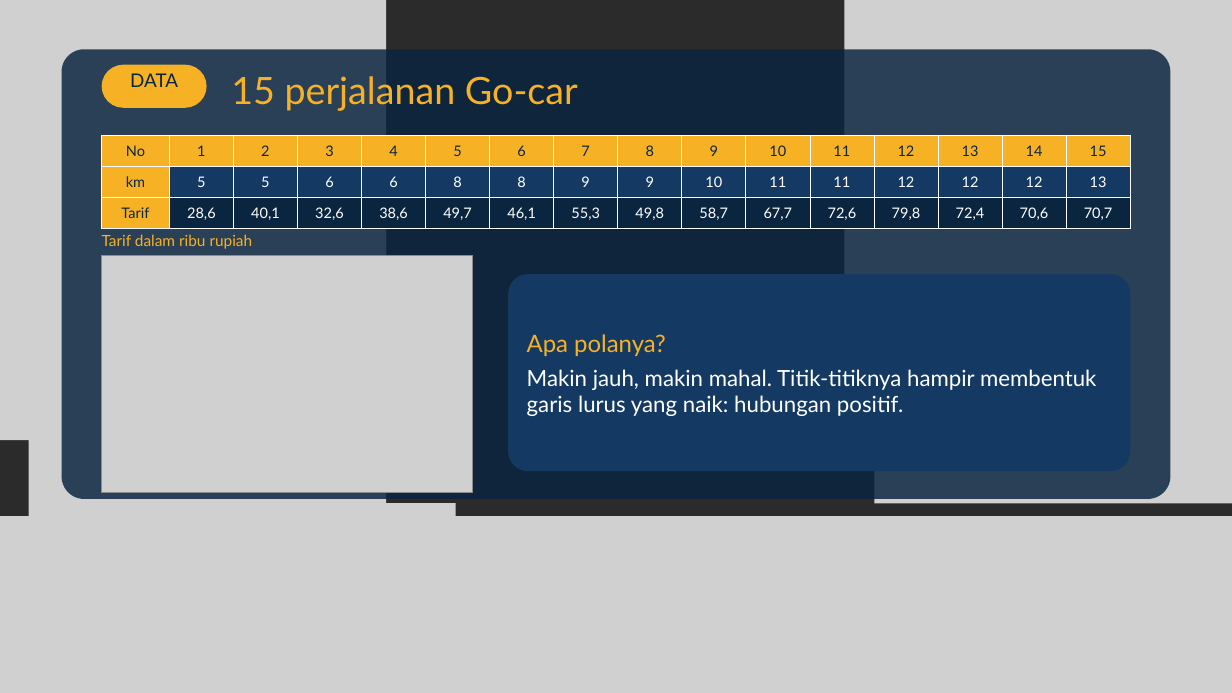
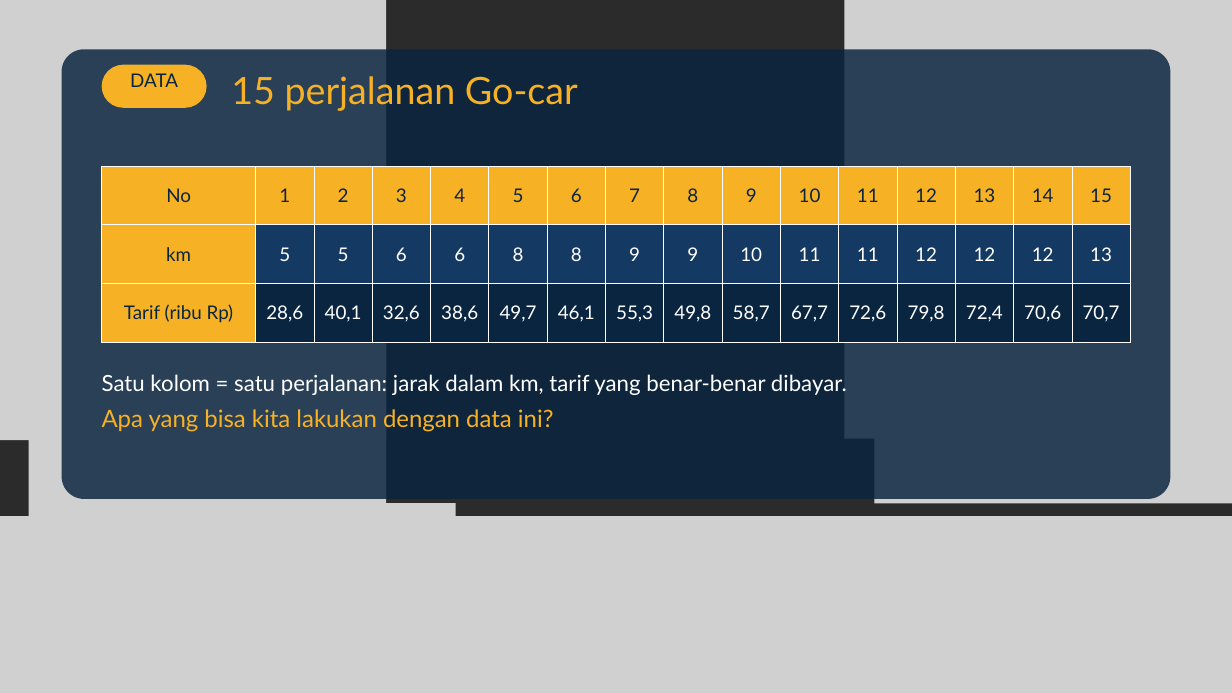
Before and after one commit to dafx7/COMPUTING-AI-ML-OPTIMIZATION, a slide deck: slide 4 of week1/slides/Pertemuan-1-Least-Squares.pptx (slide 5 before the commit). Drawn at 1232x693 pixels with LibreOffice and Linux fonts; fonts in the diff are those of the drawing; grey boxes stand for pictures; background and template pictures are left out; a plain dark background stands for a picture behind light text. Boxes give left, top, right and bottom in pixels: in the first picture for what was removed or moved away, otherwise in the second. Text is boxed around its words. In the diff, an @@ line names an element or a change of style, - is before the commit and + after.

```diff
--- a/week1/slides/Pertemuan-1-Least-Squares.pptx
+++ b/week1/slides/Pertemuan-1-Least-Squares.pptx
@@ table at bbox=[102, 166, 1133, 342] @@
-row 3, column 1: Tarif
+row 3, column 1: Tarif (ribu Rp)
@@ size 17 to 22 pt in "No", "1", "2", "3" and 43 more places @@
@@ table: place and size @@
-table at bbox=[102, 136, 1130, 228]
+table at bbox=[102, 166, 1133, 342]
@@ picture removed at bbox=[102, 256, 472, 493] @@
@@ rounded rectangle removed at bbox=[508, 274, 1130, 471] @@
@@ text removed at bbox=[527, 334, 1096, 416] @@
-Apa polanya?
-Makin jauh, makin mahal. Titik-titiknya hampir membentuk garis lurus yang naik: hubungan positif.
@@ text at bbox=[102, 374, 847, 432]: text changed; size 18 to 26 pt; text colour #F7B125 to #FFFFFF @@
-Tarif dalam ribu rupiah
+Satu kolom = satu perjalanan: jarak dalam km, tarif yang benar-benar dibayar.
+Apa yang bisa kita lakukan dengan data ini?
```
Also in this commit, not shown: 12 other slides changed, 4 slides added, 2 slides removed, 6 other files.
